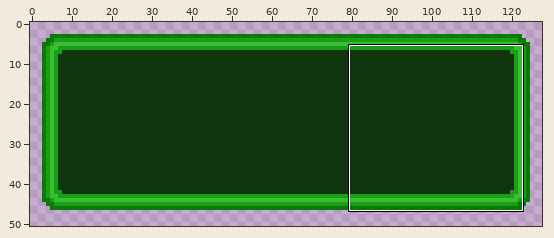
File history of a pixel-art file, asesprite/dialogue.aseprite. Above, an overview of the earlier version with the close-up marked.
Close-up. Before:
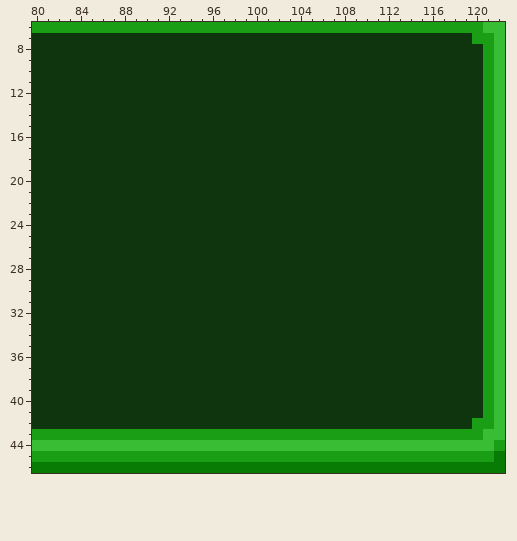
128x128 pixels, 1 frame. Colours within 5 levels of each other are drawn and written as one. Shown: x 80..122, y 6..46. The wide view leaves out empty margins.
And afterwards:
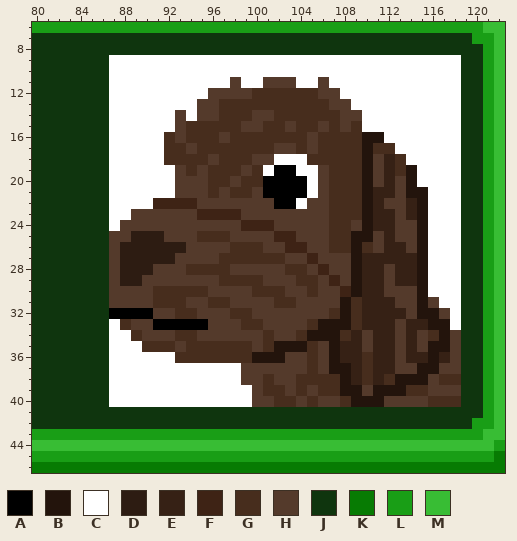
Palette (. is transparent): A #000000  B #23140c  C #ffffff  D #2d1c12  E #362115  F #3e2315  G #472d1d  H #543a2b  J #0f350e  K #077b03  L #199e16  M #38bd34
Difference:
layer "Layer 3" now shown
Layer "Layer 3":
y 9..10: x 87..118 JJJJJJJJJJJJJJJJJJJJJJJJJJJJJJJJ -> CCCCCCCCCCCCCCCCCCCCCCCCCCCCCCCC
y 11: x 87..118 JJJJJJJJJJJJJJJJJJJJJJJJJJJJJJJJ -> CCCCCCCCCCCHCCHHHCCHCCCCCCCCCCCC
y 12: x 87..118 JJJJJJJJJJJJJJJJJJJJJJJJJJJJJJJJ -> CCCCCCCCCHHHHGGGGGGHHCCCCCCCCCCC
y 13: x 87..118 JJJJJJJJJJJJJJJJJJJJJJJJJJJJJJJJ -> CCCCCCCCHHGGGGGGGGGGHHCCCCCCCCCC
y 14: x 87..118 JJJJJJJJJJJJJJJJJJJJJJJJJJJJJJJJ -> CCCCCCHCHHGGGHHGGGGGGHHCCCCCCCCC
y 15: x 87..118 JJJJJJJJJJJJJJJJJJJJJJJJJJJJJJJJ -> CCCCCCHGGGGGHHGGHGGHGHGCCCCCCCCC
y 16: x 87..118 JJJJJJJJJJJJJJJJJJJJJJJJJJJJJJJJ -> CCCCCGHGGGHGGGGGGGHGGGGBBCCCCCCC
y 17: x 87..118 JJJJJJJJJJJJJJJJJJJJJJJJJJJJJJJJ -> CCCCCGGHGGGGGGGHHGHGGGGBGGCCCCCC
y 18: x 87..118 JJJJJJJJJJJJJJJJJJJJJJJJJJJJJJJJ -> CCCCCGGGGHGGGHHCCCGGGGGBHEGCCCCC
y 19: x 87..118 JJJJJJJJJJJJJJJJJJJJJJJJJJJJJJJJ -> CCCCCCHGHGGGHGCAACCHGGGBHEGBCCCC
y 20: x 87..118 JJJJJJJJJJJJJJJJJJJJJJJJJJJJJJJJ -> CCCCCCHHHGGHGGAAAACHGGGBHEHBCCCC
y 21: x 87..118 JJJJJJJJJJJJJJJJJJJJJJJJJJJJJJJJ -> CCCCCCHHHGHGGHAAAACHGGGBEEHBBCCC
y 22: x 87..118 JJJJJJJJJJJJJJJJJJJJJJJJJJJJJJJJ -> CCCCFFFFHHHHHHHAACHHGGGBEHHEBCCC
y 23: x 87..118 JJJJJJJJJJJJJJJJJJJJJJJJJJJJJJJJ -> CCHHHHHHFFFFHHHHHHHHGGGBEEHEBCCC
y 24: x 87..118 JJJJJJJJJJJJJJJJJJJJJJJJJJJJJJJJ -> CHHHHHHHHHHHFFFHHHHHGGHBEEHHBCCC
y 25: x 87..118 JJJJJJJJJJJJJJJJJJJJJJJJJJJJJJJJ -> HHDDDHHHGGGHHHHFFHHHGGBBHEHHBCCC
y 26: x 87..118 JJJJJJJJJJJJJJJJJJJJJJJJJJJJJJJJ -> HDDDDDDHHHHGGGHHFFHHGGBGHEEHBCCC
y 27: x 87..118 JJJJJJJJJJJJJJJJJJJJJJJJJJJJJJJJ -> HDDDDDHHHHGGGGGGHHFHHHBEEEEEBCCC
y 28: x 87..118 JJJJJJJJJJJJJJJJJJJJJJJJJJJJJJJJ -> HDDDHHHGGGGHHHHHGGHFHHBEEHEEBCCC
y 29: x 87..118 JJJJJJJJJJJJJJJJJJJJJJJJJJJJJJJJ -> HDDHHHHHHHGGGGHHHGGHFHBEEHEEBCCC
y 30: x 87..118 JJJJJJJJJJJJJJJJJJJJJJJJJJJJJJJJ -> HHHHGGGGGHHHHGGGHHGHHFBEEHHHBCCC
y 31: x 87..118 JJJJJJJJJJJJJJJJJJJJJJJJJJJJJJJJ -> HHHHGGGHHGGHHHHGGHHHHBGEEEHHBHCC
y 32: x 87..118 JJJJJJJJJJJJJJJJJJJJJJJJJJJJJJJJ -> AAAAHHGGHHHGGHHHHHHHGBGEEEEHBBHC
y 33: x 87..118 JJJJJJJJJJJJJJJJJJJJJJJJJJJJJJJJ -> CGHHAAAAAHHHGGHHHHGBBBGEEEHEEBBC
y 34: x 87..118 JJJJJJJJJJJJJJJJJJJJJJJJJJJJJJJJ -> CCGHHHGGHHHHHHGHHGBBBGEHEEHEHGBH
y 35: x 87..118 JJJJJJJJJJJJJJJJJJJJJJJJJJJJJJJJ -> CCCGGGHGGGGGGHGBBBGHBEEHEEHEHBBH
y 36: x 87..118 JJJJJJJJJJJJJJJJJJJJJJJJJJJJJJJJ -> CCCCCCGGGGGGGBBBHHGHBEEGEEHEEBEH
y 37: x 87..118 JJJJJJJJJJJJJJJJJJJJJJJJJJJJJJJJ -> CCCCCCCCCCCCHHHHHHGHBBEGEEHHBBHH
y 38: x 87..118 JJJJJJJJJJJJJJJJJJJJJJJJJJJJJJJJ -> CCCCCCCCCCCCHHGHHGGGGBEGEGBBBHGG
y 39: x 87..118 JJJJJJJJJJJJJJJJJJJJJJJJJJJJJJJJ -> CCCCCCCCCCCCCHGGHGHGGBBHBBBGGHHH
y 40: x 87..118 JJJJJJJJJJJJJJJJJJJJJJJJJJJJJJJJ -> CCCCCCCCCCCCCHHGGHGHHGBBBHHHHGGG
Boxes around the changes in both close-ups, in picture pixels (x1, y1, x2, y2):
changed: (109, 55, 461, 407)
